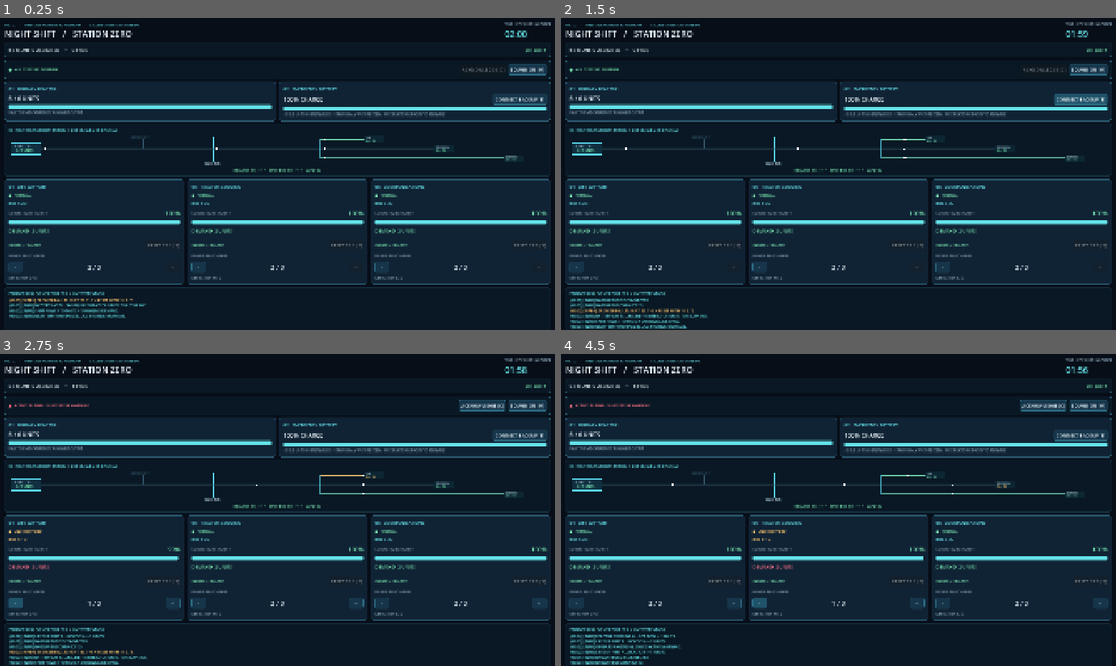
Above: before the commit, frames 1-4 (two rows, left to right).
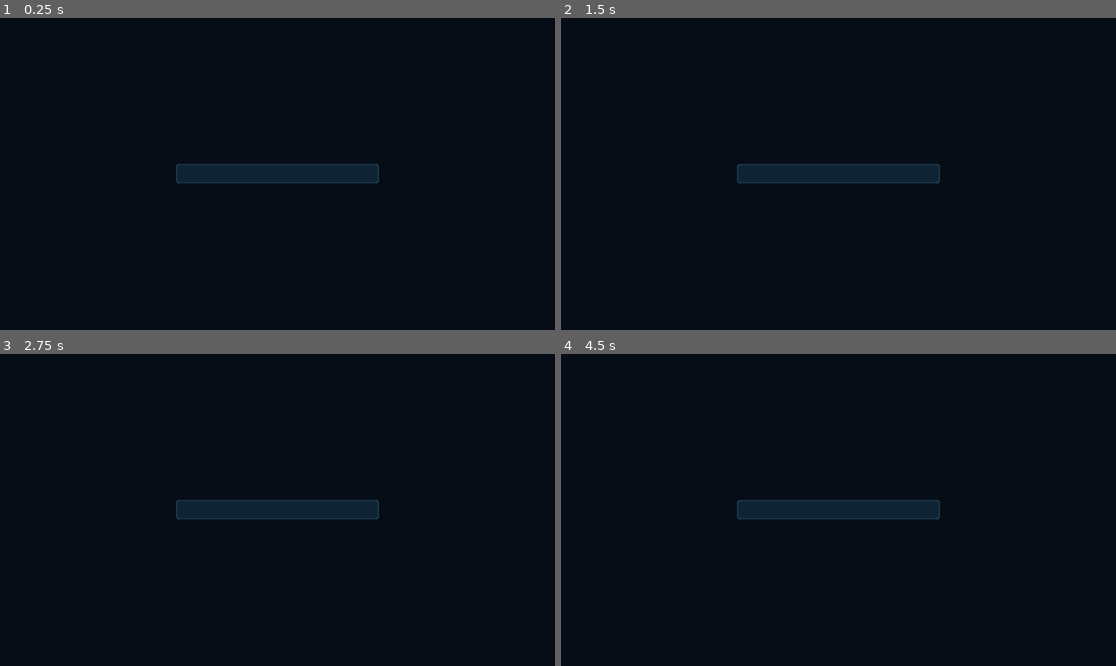
Above: after the commit, the same moments.

Repository: JIGSAW-HJH/GameDev
Game: Godot game, scene res://scenes/main.tscn
Same seed, same stepped clock (60 frames per second), same inputs: the game is played once before the commit and once after it.
Inputs (mouse positions are in pixels of both pictures, inside the frame that each line leads up to):
- Up to frame 1 (0.25 s): no input
- Up to frame 2 (1.5 s): click "CONNECT BACKUP [B]" at 0.5 s; click "DISCONNECT BACKUP [B]" (after the commit: "CONNECT BACKUP [B]") at 1.25 s
- Up to frame 3 (2.75 s): click "−" at 2 s
- Up to frame 4 (4.5 s): click (1043, 407) at 2.75 s, where only the run before the commit has a clickable "ACKNOWLEDGE [C]"; click (733, 603) at 3.5 s, where only the run before the commit has a clickable "+"; click "−" at 4.25 s

The runs differ from the first frame. In frame 1, 50% of the frame differs, in the area x 0-100%, y 1-97%; in frame 2, 50%; in frame 3, 50%, in the area x 0-100%, y 1-100%; in frame 4, 50%.

Commit message:
V0.6 integrate fullscreen menus, persistent save state and remappable gameplay keys

Diff:
--- a/NightShift-StationZero/scripts/main.gd
+++ b/NightShift-StationZero/scripts/main.gd
@@ -1,5 +1,5 @@
 extends Control
-## NIGHT SHIFT: STATION ZERO — V0.5 audio / atmosphere on the balanced V0.4 baseline.
+## NIGHT SHIFT: STATION ZERO — V0.6 fullscreen menu, saves and controls on balanced V0.5 gameplay.
 ## Self-contained UI: no downloaded artwork, plugins, or fonts required.
 
 const SHIFT_SECONDS := 120.0
@@ -70,6 +70,7 @@
 var breaker_buttons: Array[Button] = []
 var station_audio
 var audio_button: Button
+var game_menu: CanvasLayer
 
 func _ready() -> void:
     rng.randomize()
@@ -77,6 +78,9 @@
     station_audio.set_script(load("res://scripts/station_audio.gd"))
     add_child(station_audio)
     _build_ui()
+    game_menu = CanvasLayer.new()
+    game_menu.set_script(load("res://scripts/game_menu.gd"))
+    add_child(game_menu)
     _add_log("NIGHT SHIFT INITIALIZED. ALL SYSTEMS NOMINAL.")
     _add_log("SHIFT POWER TO MATCH CHANGING DEMAND.")
     _add_log("BATTERY LASTS LONGER; FREE REACTOR UNITS TO RECHARGE.")
@@ -84,7 +88,7 @@
     _refresh()
 
 func _process(delta: float) -> void:
-    if finished:
+    if finished or (game_menu != null and game_menu.is_blocking()):
         return
     remaining = maxf(0.0, remaining - delta)
     event_timer -= delta
@@ -131,26 +135,22 @@
 func _unhandled_key_input(event: InputEvent) -> void:
     if not event is InputEventKey or not event.pressed or event.echo:
         return
-    match event.keycode:
-        KEY_Q: _shift_power(0, 1)
-        KEY_A: _shift_power(0, -1)
-        KEY_W: _shift_power(1, 1)
-        KEY_S: _shift_power(1, -1)
-        KEY_E: _shift_power(2, 1)
-        KEY_D: _shift_power(2, -1)
-        KEY_B: _toggle_battery()
-        KEY_C: _acknowledge_alarm()
-        KEY_M: _toggle_audio()
-        KEY_1: _reset_breaker(0)
-        KEY_2: _reset_breaker(1)
-        KEY_3: _reset_breaker(2)
-        KEY_R: _reset()
-        KEY_ESCAPE: get_tree().quit()
-        KEY_F11:
-            if DisplayServer.window_get_mode() == DisplayServer.WINDOW_MODE_MAXIMIZED:
-                DisplayServer.window_set_mode(DisplayServer.WINDOW_MODE_WINDOWED)
-            else:
-                DisplayServer.window_set_mode(DisplayServer.WINDOW_MODE_MAXIMIZED)
+    if game_menu == null or game_menu.is_blocking() or finished:
+        return
+    var action: String = game_menu.action_for_key(event.keycode)
+    match action:
+        "life_up": _shift_power(0, 1)
+        "life_down": _shift_power(0, -1)
+        "cool_up": _shift_power(1, 1)
+        "cool_down": _shift_power(1, -1)
+        "comms_up": _shift_power(2, 1)
+        "comms_down": _shift_power(2, -1)
+        "battery": _toggle_battery()
+        "ack": _acknowledge_alarm()
+        "breaker_1": _reset_breaker(0)
+        "breaker_2": _reset_breaker(1)
+        "breaker_3": _reset_breaker(2)
+        "mute": _toggle_audio()
 
 func _total_power() -> int:
     var result := 0
@@ -162,7 +162,7 @@
     return reactor_output + (2 if battery_enabled and battery_charge > 0.0 else 0)
 
 func _shift_power(index: int, change: int) -> void:
-    if finished:
+    if finished or (game_menu != null and game_menu.is_blocking()):
         return
     var updated: int = power[index] + change
     if updated < 0 or updated > MAX_SYSTEM_POWER:
@@ -177,7 +177,7 @@
     _refresh()
 
 func _toggle_battery() -> void:
-    if finished:
+    if finished or (game_menu != null and game_menu.is_blocking()):
         return
     if not battery_enabled and battery_charge <= 0.0:
         _add_log("BATTERY IS EMPTY. REDUCE LOAD TO RECHARGE.")
@@ -214,7 +214,7 @@
     _add_log("FAULT: %s BREAKER TRIPPED. RESET WITH KEY %d AFTER COOLDOWN." % [SYSTEMS[index], index + 1])
 
 func _reset_breaker(index: int) -> void:
-    if finished:
+    if finished or (game_menu != null and game_menu.is_blocking()):
         return
     if not breakers_tripped[index]:
         _add_log("BREAKER %d IS ALREADY CLOSED." % (index + 1))
@@ -290,7 +290,7 @@
         log_label.pop()
 
 func _acknowledge_alarm() -> void:
-    if finished:
+    if finished or (game_menu != null and game_menu.is_blocking()):
         return
     if alarm_signature == "":
         _add_log("ALARM ACKNOWLEDGEMENT: NOTHING ACTIVE.")
@@ -615,3 +615,66 @@
     var enabled_now: bool = station_audio.toggle_audio()
     audio_button.text = "SOUND ON [M]" if enabled_now else "SOUND OFF [M]"
     _add_log("AUDIO %s." % ("ENABLED" if enabled_now else "MUTED"))
+
+func get_save_data() -> Dictionary:
+    return {
+        "version": 1,
+        "remaining": remaining,
+        "event_timer": event_timer,
+        "reactor_output": reactor_output,
+        "sag_timer": sag_timer,
+        "battery_charge": battery_charge,
+        "battery_enabled": battery_enabled,
+        "event_count": event_count,
+        "power": power.duplicate(),
+        "demand": demand.duplicate(),
+        "integrity": integrity.duplicate(),
+        "breakers_tripped": breakers_tripped.duplicate(),
+        "breaker_cooldowns": breaker_cooldowns.duplicate(),
+        "log_lines": log_lines.duplicate(),
+        "alarm_acknowledged": alarm_acknowledged,
+        "alarm_signature": alarm_signature
+    }
+
+func load_save_data(data: Dictionary) -> bool:
+    if int(data.get("version", -1)) != 1:
+        return false
+    for name in ["power", "demand", "integrity", "breakers_tripped", "breaker_cooldowns", "log_lines"]:
+        if not data.has(name) or typeof(data[name]) != TYPE_ARRAY:
+            return false
+    for name in ["power", "demand", "integrity", "breakers_tripped", "breaker_cooldowns"]:
+        if data[name].size() != 3:
+            return false
+    remaining = clampf(float(data.get("remaining", SHIFT_SECONDS)), 0.1, SHIFT_SECONDS)
+    event_timer = clampf(float(data.get("event_timer", EVENT_INTERVAL)), 0.1, EVENT_INTERVAL)
+    reactor_output = clampi(int(data.get("reactor_output", REACTOR_NOMINAL)), 1, REACTOR_NOMINAL)
+    sag_timer = clampf(float(data.get("sag_timer", 0.0)), 0.0, REACTOR_SAG_SECONDS)
+    battery_charge = clampf(float(data.get("battery_charge", 100.0)), 0.0, 100.0)
+    battery_enabled = bool(data.get("battery_enabled", false)) and battery_charge > 0.0
+    event_count = maxi(0, int(data.get("event_count", 0)))
+    power.clear()
+    demand.clear()
+    integrity.clear()
+    breakers_tripped.clear()
+    breaker_cooldowns.clear()
+    for i in range(3):
+        power.append(clampi(int(data["power"][i]), 0, MAX_SYSTEM_POWER))
+        demand.append(clampi(int(data["demand"][i]), 0, MAX_SYSTEM_POWER))
+        integrity.append(clampf(float(data["integrity"][i]), 0.0, 100.0))
+        breakers_tripped.append(bool(data["breakers_tripped"][i]))
+        breaker_cooldowns.append(clampf(float(data["breaker_cooldowns"][i]), 0.0, BREAKER_RESET_DELAY))
+    log_lines.clear()
+    for entry in data["log_lines"]:
+        if log_lines.size() >= 6:
+            break
+        log_lines.append(str(entry).substr(0, 200))
+    alarm_acknowledged = bool(data.get("alarm_acknowledged", false))
+    alarm_signature = str(data.get("alarm_signature", ""))
+    finished = false
+    restart_button.visible = false
+    status_label.text = "ON DUTY"
+    status_label.add_theme_color_override("font_color", GREEN)
+    station_audio.set_alarm(false)
+    _render_log()
+    _refresh()
+    return true
